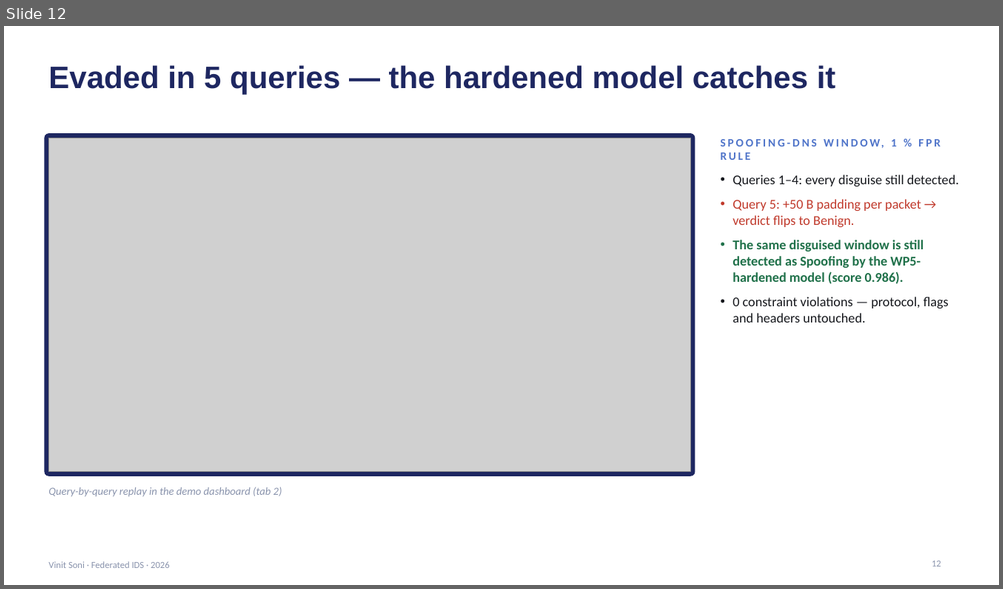
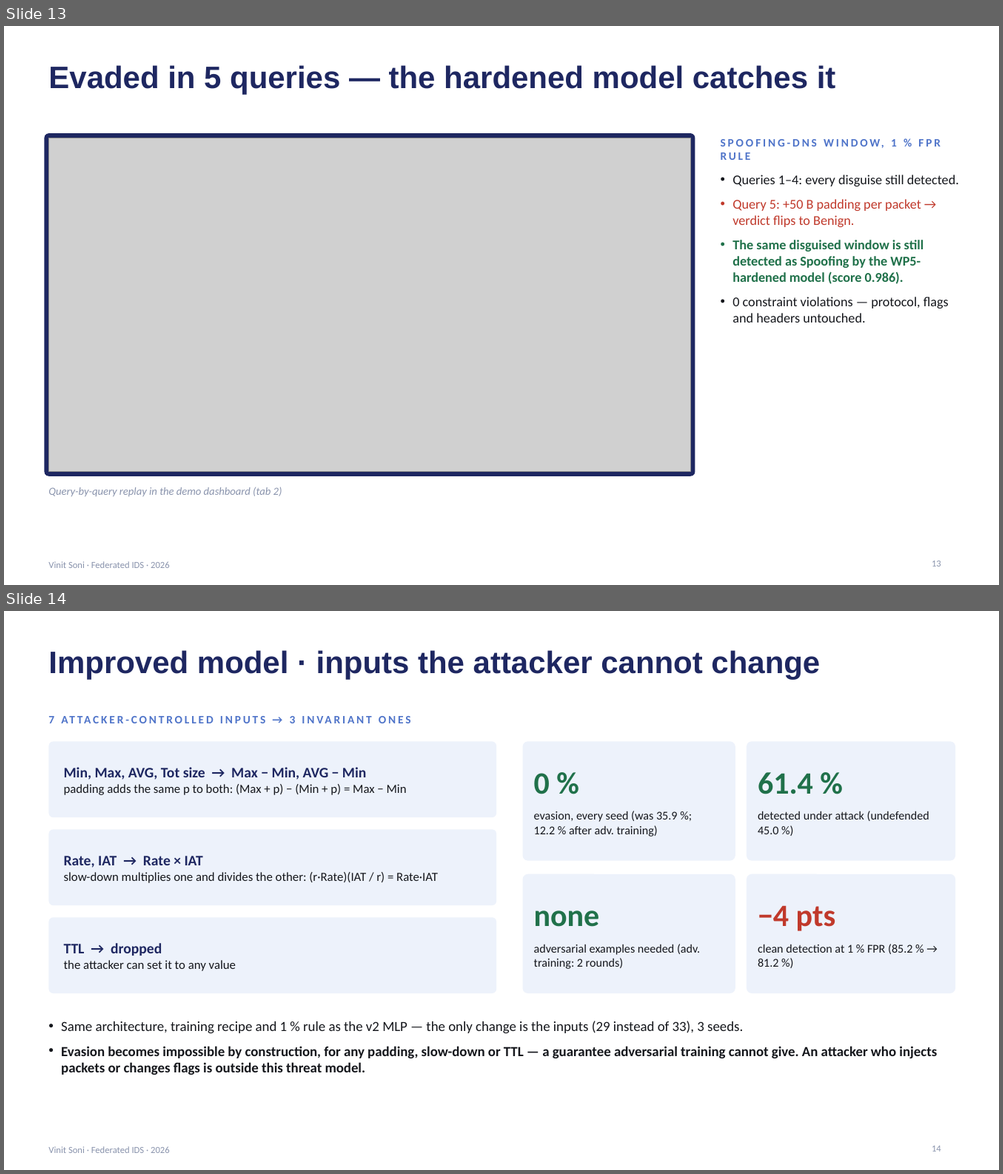
Before and after one commit to vinitsoni03/federated-ids, a slide deck: reports/final_slides.pptx. Shown one above the other, each under a label of ours: slide 12 before the commit, slides 13 and 14 after it. The pictures are 1003x589 and 1003x1174 pixels, drawn with LibreOffice and Linux fonts; fonts in the diff are those of the drawing; grey boxes stand for pictures. Boxes give left, top, right and bottom in pixels: in the first picture for what was removed or moved away, otherwise in the second. Text is boxed around its words. In the diff, an @@ line names an element or a change of style, - is before the commit and + after.

Commit message:
Slides: why 1 % FPR, the attacker-invariant model, and what is new (19 slides)

```diff
--- a/reports/final_slides.pptx
+++ b/reports/final_slides.pptx
@@ slide 14 added at box(4, 611, 999, 1170), background #FFFFFF; not listed: 1 template element that a slide beside it also shows @@
@@ title added at box(48, 650, 819, 679), 30 pt, text #1E2761, bold @@
+Improved model · inputs the attacker cannot change
@@ text added at box(48, 716, 296, 723), 11 pt, text #4F74C9, bold @@
+7 ATTACKER-CONTROLLED INPUTS → 3 INVARIANT ONES
@@ rounded rectangle added at box(48, 741, 496, 817), fill #EDF2FB @@
@@ rounded rectangle added at box(523, 741, 735, 861), fill #EDF2FB @@
@@ rounded rectangle added at box(746, 741, 956, 861), fill #EDF2FB @@
@@ text added at box(64, 767, 407, 795), 12 pt, text #15171C @@
+Min, Max, AVG, Tot size → Max − Min, AVG − Min
+padding adds the same p to both: (Max + p) − (Min + p) = Max − Min
@@ text added at box(534, 773, 549, 795), 30 pt, text #20714A, bold @@
+0 %
@@ text added at box(757, 772, 813, 795), 30 pt, text #20714A, bold @@
+61.4 %
@@ rounded rectangle added at box(48, 829, 496, 906), fill #EDF2FB @@
@@ text added at box(534, 811, 677, 837), 11.5 pt, text #15171C @@
+evasion, every seed (was 35.9 %; 12.2 % after adv. training)
@@ text added at box(757, 811, 929, 834), 11.5 pt, text #15171C @@
+detected under attack (undefended 45.0 %)
@@ text added at box(64, 856, 438, 883), 12 pt, text #15171C @@
+Rate, IAT → Rate × IAT
+slow-down multiplies one and divides the other: (r·Rate)(IAT / r) = Rate·IAT
@@ rounded rectangle added at box(523, 874, 735, 994), fill #EDF2FB @@
@@ rounded rectangle added at box(746, 874, 956, 994), fill #EDF2FB @@
@@ rounded rectangle added at box(48, 917, 496, 994), fill #EDF2FB @@
@@ text added at box(534, 911, 600, 927), 30 pt, text #20714A, bold @@
+none
@@ text added at box(757, 906, 836, 931), 30 pt, text #C0392B, bold @@
+−4 pts
@@ text added at box(64, 943, 236, 971), 12 pt, text #15171C @@
+TTL → dropped
+the attacker can set it to any value
@@ text added at box(534, 944, 700, 969), 11.5 pt, text #15171C @@
+adversarial examples needed (adv. training: 2 rounds)
@@ text added at box(757, 944, 912, 967), 11.5 pt, text #15171C @@
+clean detection at 1 % FPR (85.2 % → 81.2 %)
@@ text added at box(61, 1021, 936, 1076), 13.5 pt, text #15171C, bold @@
+• Same architecture, training recipe and 1 % rule as the v2 MLP — the only change is the inputs (29 instead of 33), 3 seeds.
+• Evasion becomes impossible by construction, for any padding, slow-down or TTL — a guarantee adversarial training cannot give. An attacker who injects packets or changes flags is outside this threat model.
@@ page number added at box(931, 1146, 941, 1152), 9 pt, text #8A94AD @@
+14
@@ what was slide 12 is now slide 13 @@
```
Also in this commit, not shown: 1 slide changed, 2 other slides added, 1 other file.
